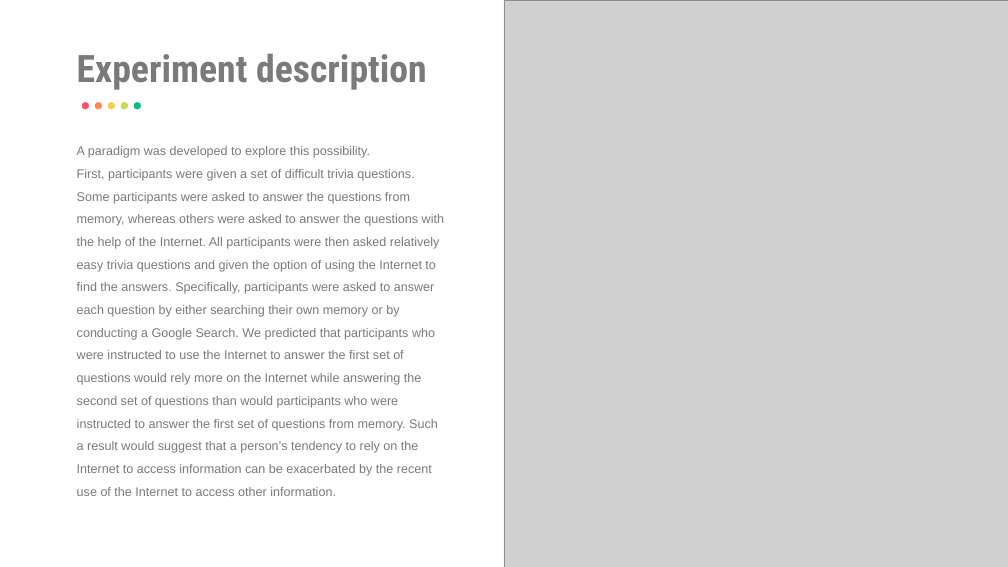
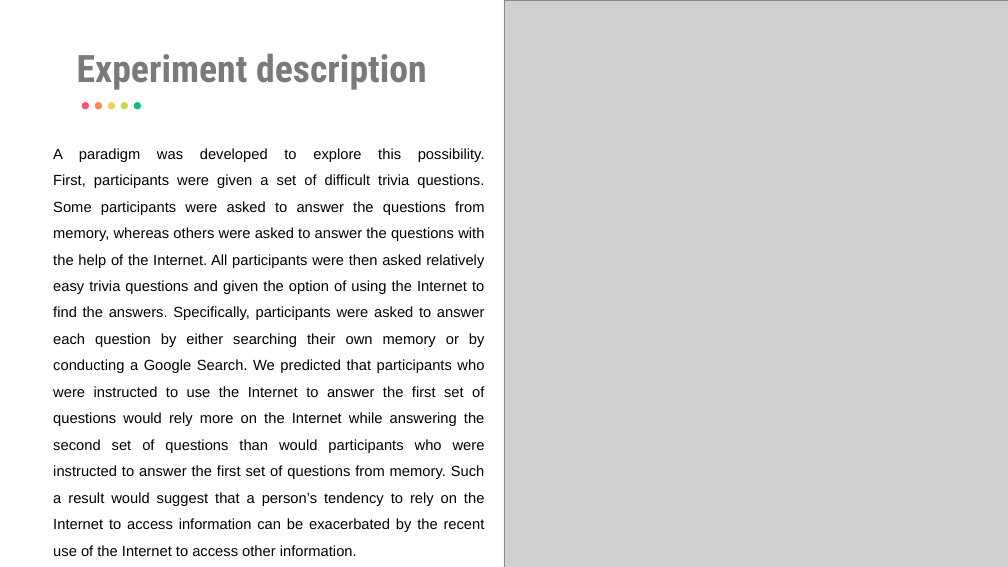
Before and after one commit to eemintz/ResearchML, a slide deck: slide 7 of PresentationEliyahuMintz.pptx. Drawn at 1008x567 pixels with LibreOffice and Linux fonts; fonts in the diff are those of the drawing; grey boxes stand for pictures. Boxes give left, top, right and bottom in pixels: in the first picture for what was removed or moved away, otherwise in the second. Text is boxed around its words. In the diff, an @@ line names an element or a change of style, - is before the commit and + after.

```diff
--- a/PresentationEliyahuMintz.pptx
+++ b/PresentationEliyahuMintz.pptx
@@ text "A paradigm was developed to ...": place and size @@
-text "A paradigm was developed to ..." at [77,146,444,496]
+text "A paradigm was developed to ..." at [53,148,485,556]
@@ text "A paradigm was developed to ..." at [53,148,485,556]: size 12 to 14 pt, text colour #7A7A7A to #000000; alignment left to justified @@
```
Also in this commit, not shown: 9 other slides changed, 7 slides added, 8 slides removed.
